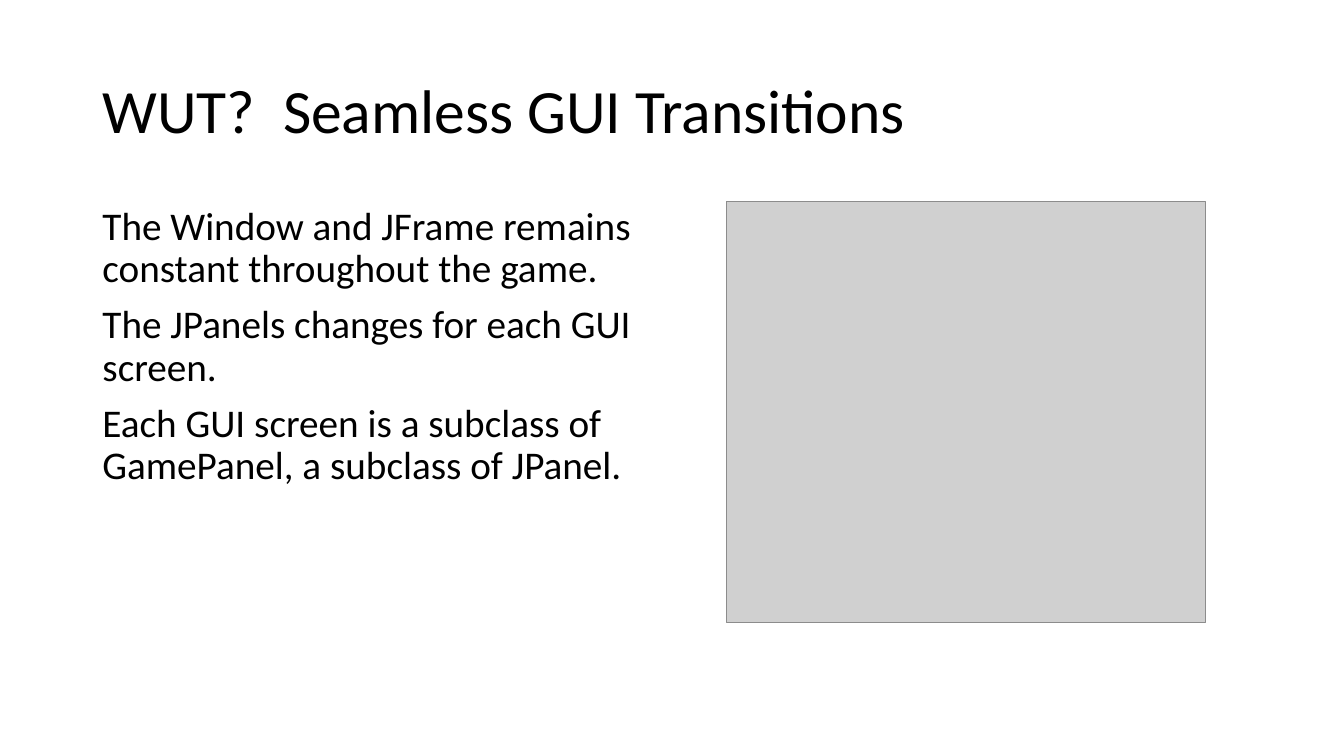
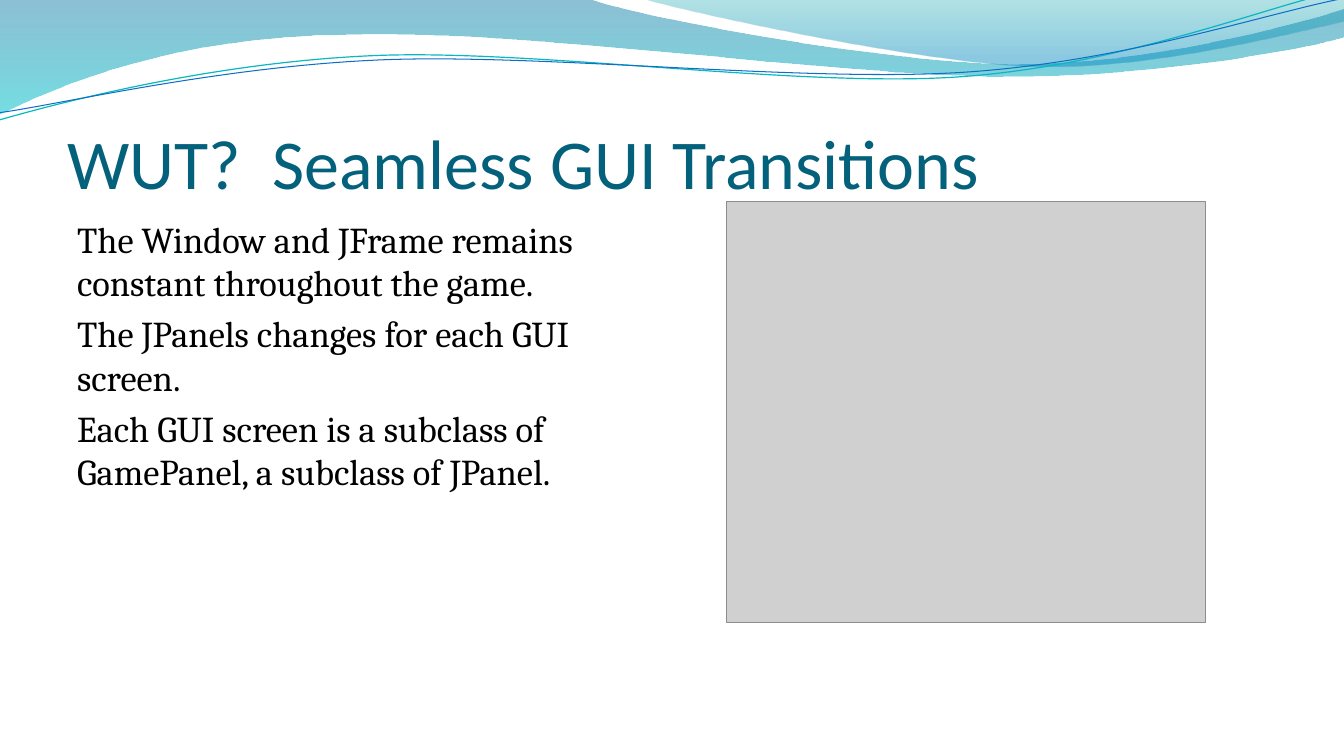
Before and after one commit to cwzero/Trivia, a slide deck: slide 6 of WUTDemo.pptx. Drawn at 1344x756 pixels with LibreOffice and Linux fonts; fonts in the diff are those of the drawing; grey boxes stand for pictures; background and template pictures are left out. Boxes give left, top, right and bottom in pixels: in the first picture for what was removed or moved away, otherwise in the second. Text is boxed around its words. In the diff, an @@ line names an element or a change of style, - is before the commit and + after.

```diff
--- a/WUTDemo.pptx
+++ b/WUTDemo.pptx
@@ freeform shape added at <box>0,0,1344,114</box>, fill gradient #0074A1 to #00C6CF @@
@@ freeform shape added at <box>0,0,1344,125</box>, outline #0AB8BF 0.85 pt @@
@@ freeform shape added at <box>0,0,1344,120</box>, outline #0F6FC6 0.75 pt @@
@@ freeform shape added at <box>644,0,1344,70</box>, fill gradient #00A1A9 to #008BBF @@
@@ title "WUT? Seamless GUI Transitions": place and size @@
-title "WUT? Seamless GUI Transitions" at <box>102,90,905,134</box>
+title "WUT? Seamless GUI Transitions" at <box>67,140,979,206</box>
@@ title "WUT? Seamless GUI Transitions" at <box>67,140,979,206</box>: size 44 to 50 pt, text colour #000000 to #04617B; line spacing 0.9 to 1; vertical alignment middle to bottom @@
@@ text "The Window and JFrame remains ...": place and size @@
-text "The Window and JFrame remains ..." at <box>102,212,631,484</box>
+text "The Window and JFrame remains ..." at <box>77,227,573,492</box>
@@ text "The Window and JFrame remains ..." at <box>77,227,573,492</box>: size 28 to 26 pt, font Calibri to Cambria; line spacing 0.9 to 1; less space between paragraphs @@
```
Also in this commit, not shown: 6 other slides changed, 2 slides added, 2 slides removed, 22 other files.
